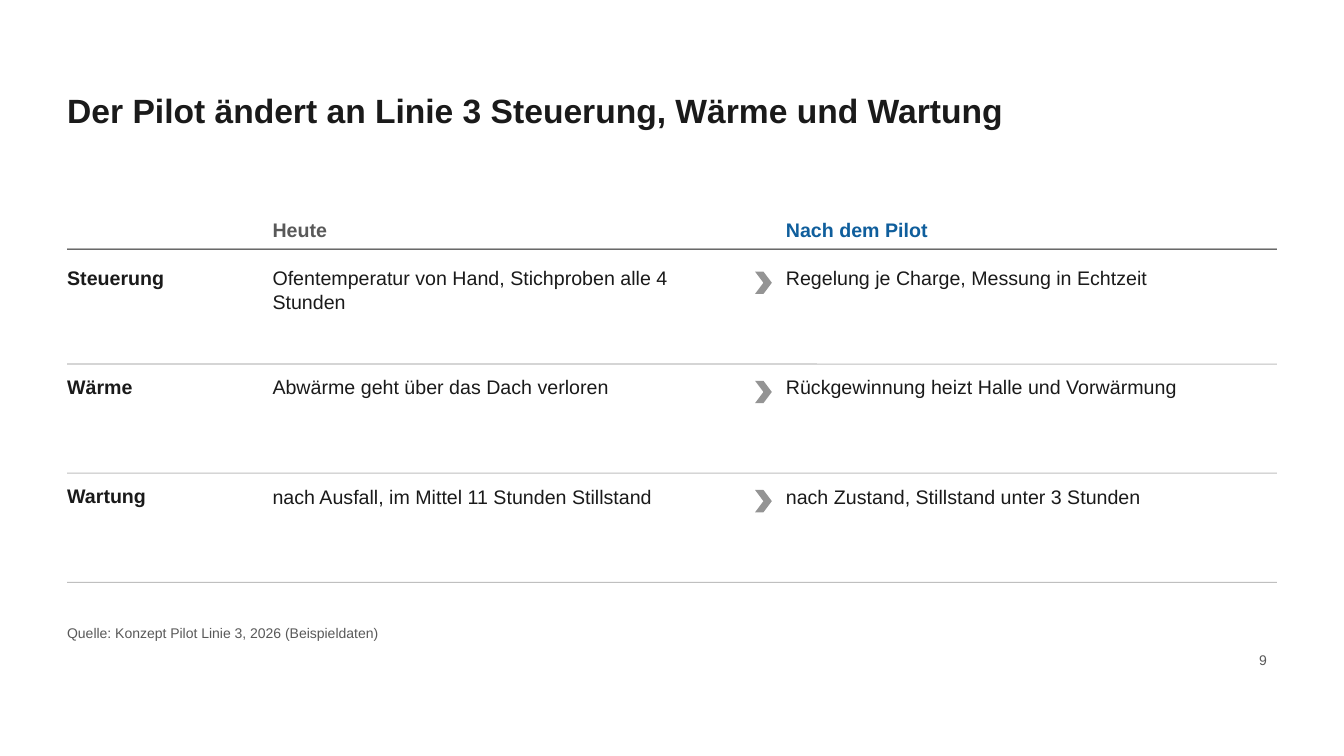
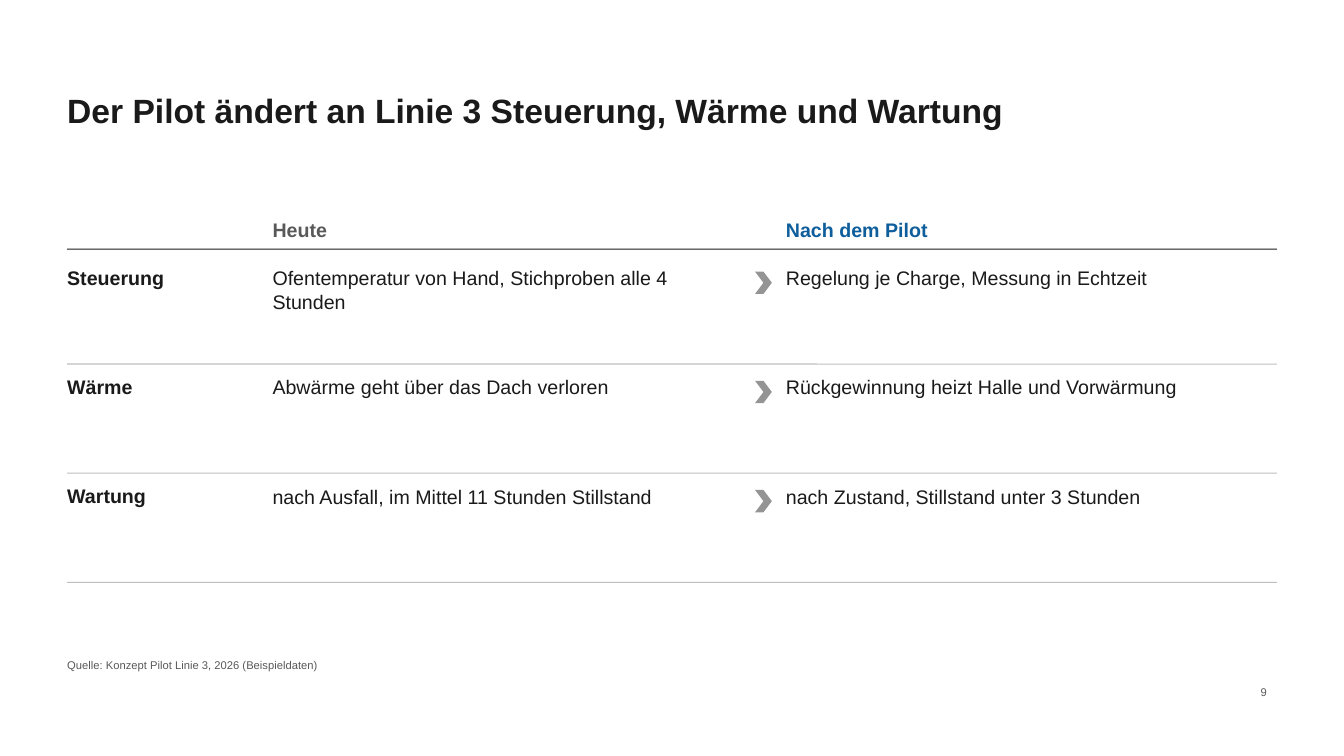
Before and after one commit to Mhahx/SlideCraft, a slide deck: slide 9 of examples/patterns/read.pptx. Drawn at 1344x756 pixels with LibreOffice and Linux fonts; fonts in the diff are those of the drawing. Boxes give left, top, right and bottom in pixels: in the first picture for what was removed or moved away, otherwise in the second. Text is boxed around its words. In the diff, an @@ line names an element or a change of style, - is before the commit and + after.

```diff
--- a/examples/patterns/read.pptx
+++ b/examples/patterns/read.pptx
@@ text "Quelle: Konzept Pilot Linie 3, ...": place and size @@
-text "Quelle: Konzept Pilot Linie 3, ..." at bbox=[67, 628, 378, 641]
+text "Quelle: Konzept Pilot Linie 3, ..." at bbox=[67, 661, 317, 671]
@@ text "Quelle: Konzept Pilot Linie 3, ..." at bbox=[67, 661, 317, 671]: size 10 to 8 pt @@
@@ page number: place and size @@
-page number at bbox=[1259, 655, 1267, 665]
+page number at bbox=[1261, 688, 1267, 696]
@@ page number at bbox=[1261, 688, 1267, 696]: size 10 to 8 pt @@
```
Also in this commit, not shown: 11 other slides changed, 34 other files.
